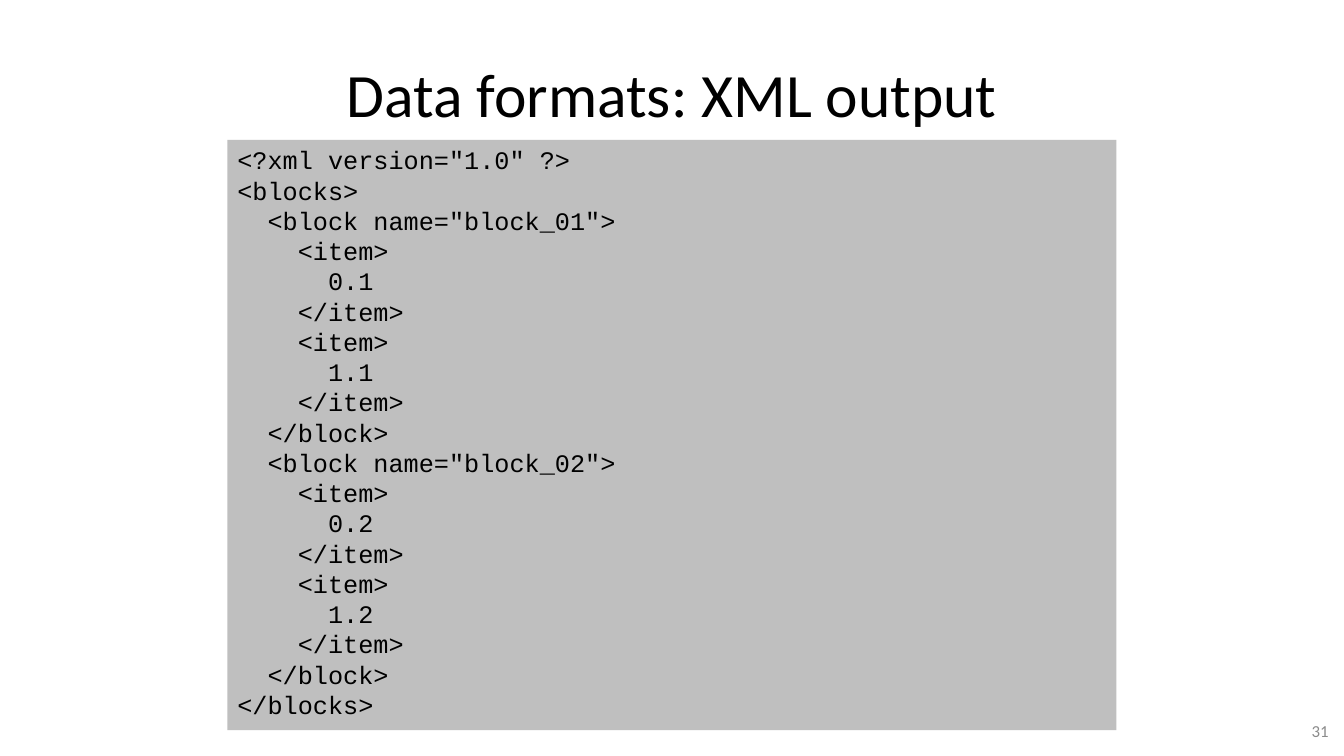
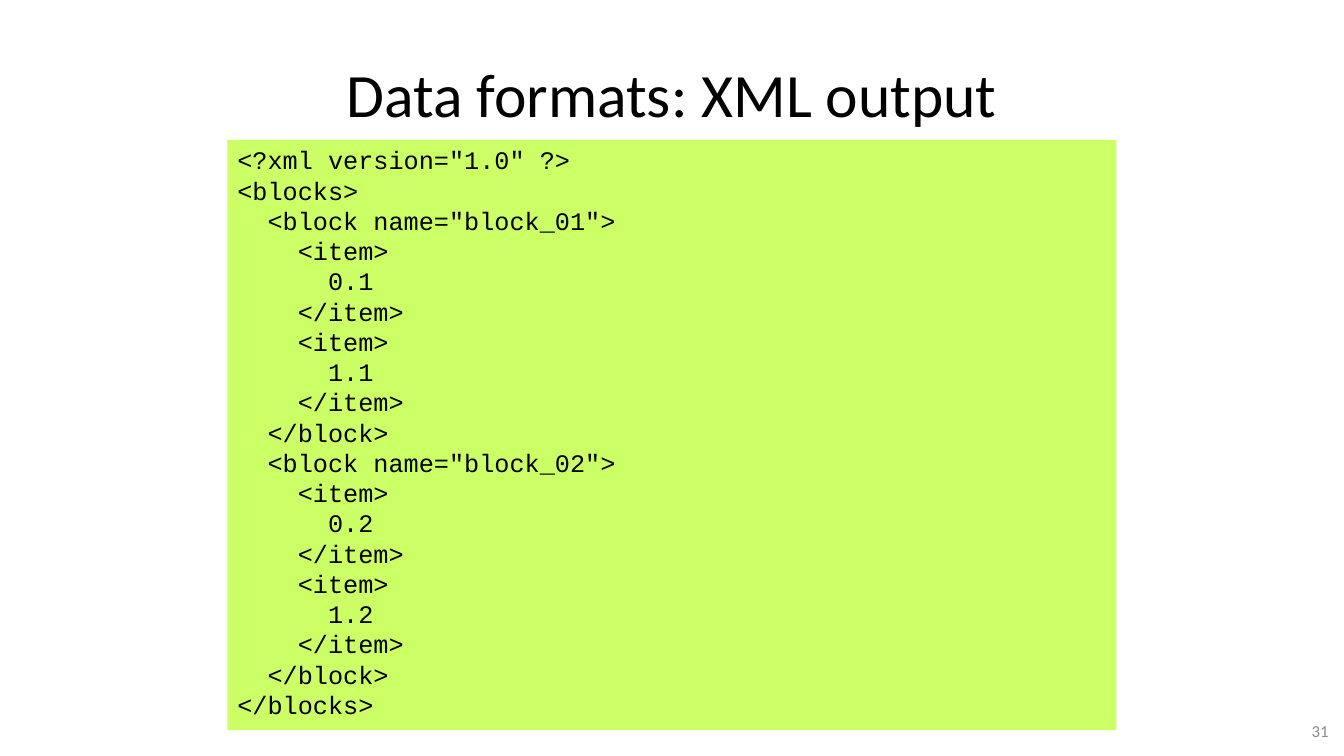
Before and after one commit to gjbex/Python-for-systems-programming, a slide deck: slide 31 of python_for_systems_programming.pptx. Drawn at 1344x756 pixels with LibreOffice and Linux fonts; fonts in the diff are those of the drawing. Boxes give left, top, right and bottom in pixels: in the first picture for what was removed or moved away, otherwise in the second. Text is boxed around its words. In the diff, an @@ line names an element or a change of style, - is before the commit and + after.

```diff
--- a/python_for_systems_programming.pptx
+++ b/python_for_systems_programming.pptx
@@ rectangle "<?xml version="1.0" ?>" at [228,140,1117,731]: fill #BFBFBF to #CCFF66 @@
```
Also in this commit, not shown: 3 other slides changed, 6 slides added.
